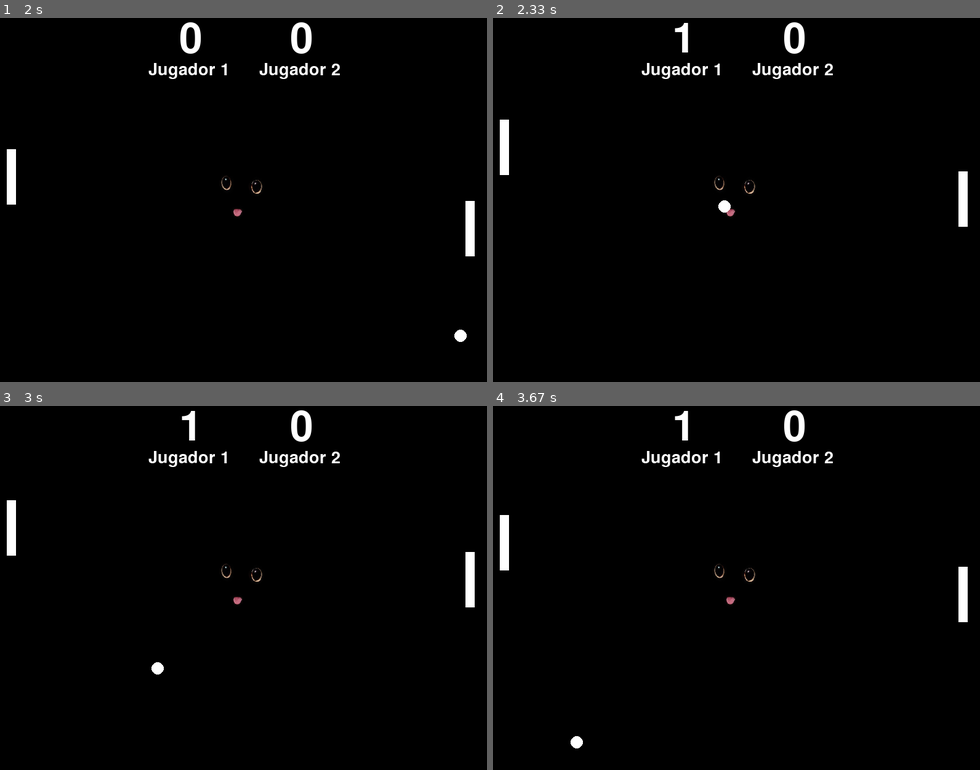
Above: before the commit, frames 1-4 (two rows, left to right).
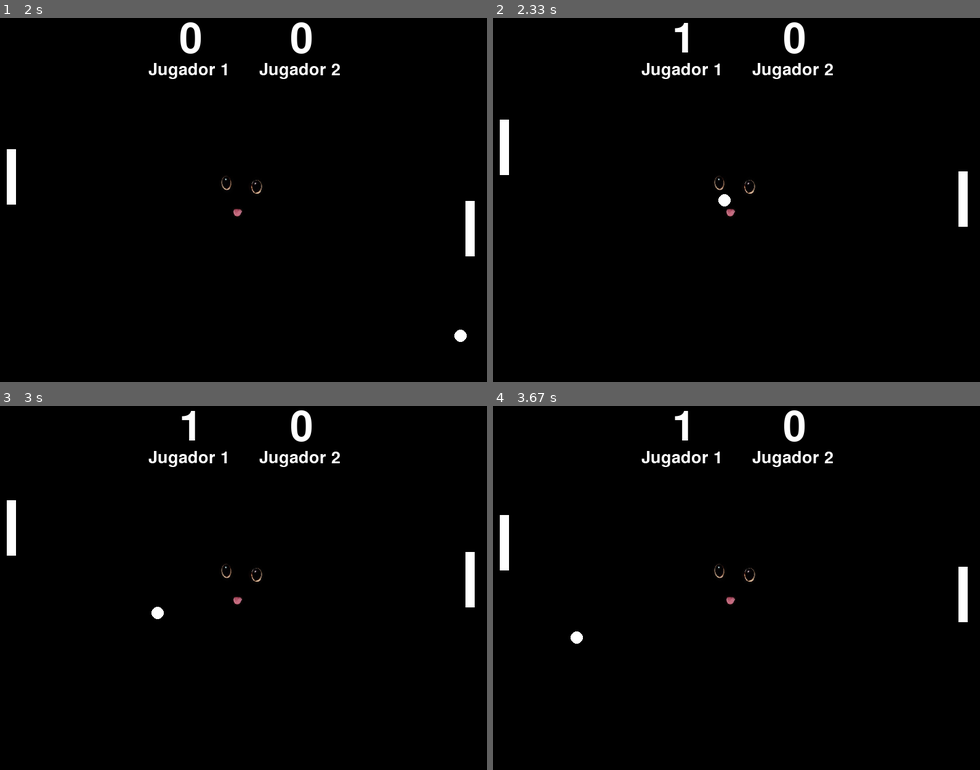
Above: after the commit, the same moments.

Repository: GustiGarcia/Arcade_pygame
Game: pygame game, started from pong.py
Same seed, same stepped clock (60 frames per second), same inputs: the game is played once before the commit and once after it.
Inputs:
- Up to frame 1 (2 s): hold W 0.33-0.8 s; hold S 0.83-1.13 s; hold Down 0.83-1.13 s; hold W 1.17-1.53 s; hold Up 1.17-1.53 s; hold S 1.57-1.93 s; hold Down 1.57-1.93 s; hold W from 1.97 s (still down); hold Up from 1.97 s (still down)
- Up to frame 2 (2.33 s): release W at 2.27 s; release Up at 2.27 s; hold S from 2.3 s (still down); hold Down from 2.3 s (still down)
- Up to frame 3 (3 s): release S at 2.6 s; release Down at 2.6 s; hold W from 2.63 s (still down); hold Up from 2.63 s (still down)
- Up to frame 4 (3.67 s): release W at 3 s; release Up at 3 s; hold S 3.03-3.4 s; hold Down 3.03-3.4 s; hold W from 3.43 s (still down); hold Up from 3.43 s (still down)

Frame 1 is identical in both runs. In frame 2, less than 0.1% of the frame differs, in the area x 46-49%, y 48-54%; in frame 3, 0.1%, in the area x 31-34%, y 55-74%; in frame 4, 0.1%.

Commit message:
comienzo Space/ randonrange pong

Diff:
--- a/pong.py
+++ b/pong.py
@@ -96,7 +96,7 @@
         pelota_x = 400
         pelota_y = 300
         pelota_speed_x *= -1
-        pelota_speed_y = random.choice([-3,3])
+        pelota_speed_y = random.randrange(-4,4)
         puntos_jugador1 += 1
         point.play()
 
@@ -105,7 +105,7 @@
         pelota_x = 400
         pelota_y = 300
         pelota_speed_x *= -1
-        pelota_speed_y = random.choice([-3,3])
+        pelota_speed_y = random.randrange(-4,4)
         puntos_jugador2 += 1
         point.play()
 
--- /dev/null
+++ b/space.py
@@ -0,0 +1,82 @@
+import pygame,sys
+
+pygame.init()
+screen= pygame.display.set_mode([800,600])
+clock= pygame.time.Clock()
+pygame.mouse.set_visible(0)
+
+#velocidad y posicion nave
+x_speed=0
+coord_x=370
+
+done=False
+
+#cargar sprites
+sprite_sheet = pygame.image.load('./recursos/nave_sheet.png').convert_alpha()
+
+#tamaño de cada sprite
+sprite_ancho = 512
+sprite_alto=512
+
+#recortar cada sprite
+nave_cenital= sprite_sheet.subsurface(pygame.Rect(0,0,sprite_ancho,sprite_alto))
+nave_derecha= sprite_sheet.subsurface(pygame.Rect(sprite_ancho,0,sprite_ancho,sprite_alto))
+nave_izquierda= sprite_sheet.subsurface(pygame.Rect(sprite_ancho*2,0,sprite_ancho,sprite_alto))
+
+#redimensionar
+nave_cenital=pygame.transform.scale(nave_cenital,(80,80))
+nave_derecha=pygame.transform.scale(nave_derecha,(90,90))
+nave_izquierda=pygame.transform.scale(nave_izquierda,(90,90))
+
+
+fondo_original=pygame.image.load('./fondos/fondo_space.jpg').convert()
+fondo_adaptado=pygame.transform.scale(fondo_original,(800,600))
+nave=pygame.image.load('./recursos/ship.png').convert_alpha()
+nave_grande=pygame.transform.scale(nave,(60,60))
+
+
+while not done:
+    for event in pygame.event.get():
+        if event.type == pygame.QUIT:
+            done=True
+
+
+        if event.type == pygame.KEYDOWN:
+            if event.key == pygame.K_a:
+                x_speed= -4
+            if event.key == pygame.K_d:
+                x_speed= +4
+        if event.type == pygame.KEYUP:
+            if event.key == pygame.K_a:
+                x_speed= 0
+            if event.key == pygame.K_d:
+                x_speed= 0
+
+    coord_x += x_speed
+
+    if x_speed > 0:
+        sprite_actual= nave_derecha
+    elif x_speed < 0:
+        sprite_actual= nave_izquierda
+    else:
+        sprite_actual= nave_cenital
+
+
+    #limitar x
+
+    if coord_x < 0 :
+        coord_x = 0
+    if coord_x > 740:
+        coord_x= 740
+
+    screen.blit(fondo_adaptado,(0,0))
+    screen.blit(sprite_actual,[coord_x,520])
+
+
+    """ancho,alto=nave.get_size()
+    print((ancho), (alto))"""
+
+
+    pygame.display.flip()
+    clock.tick(60)
+pygame.quit()
Binary file added: fondos/fondo_space.jpg
Binary file added: recursos/nave girando derecha.png
Binary file added: recursos/nave girando izquierda.png
Binary file added: recursos/nave_sheet.png
Binary file added: recursos/ship.png
